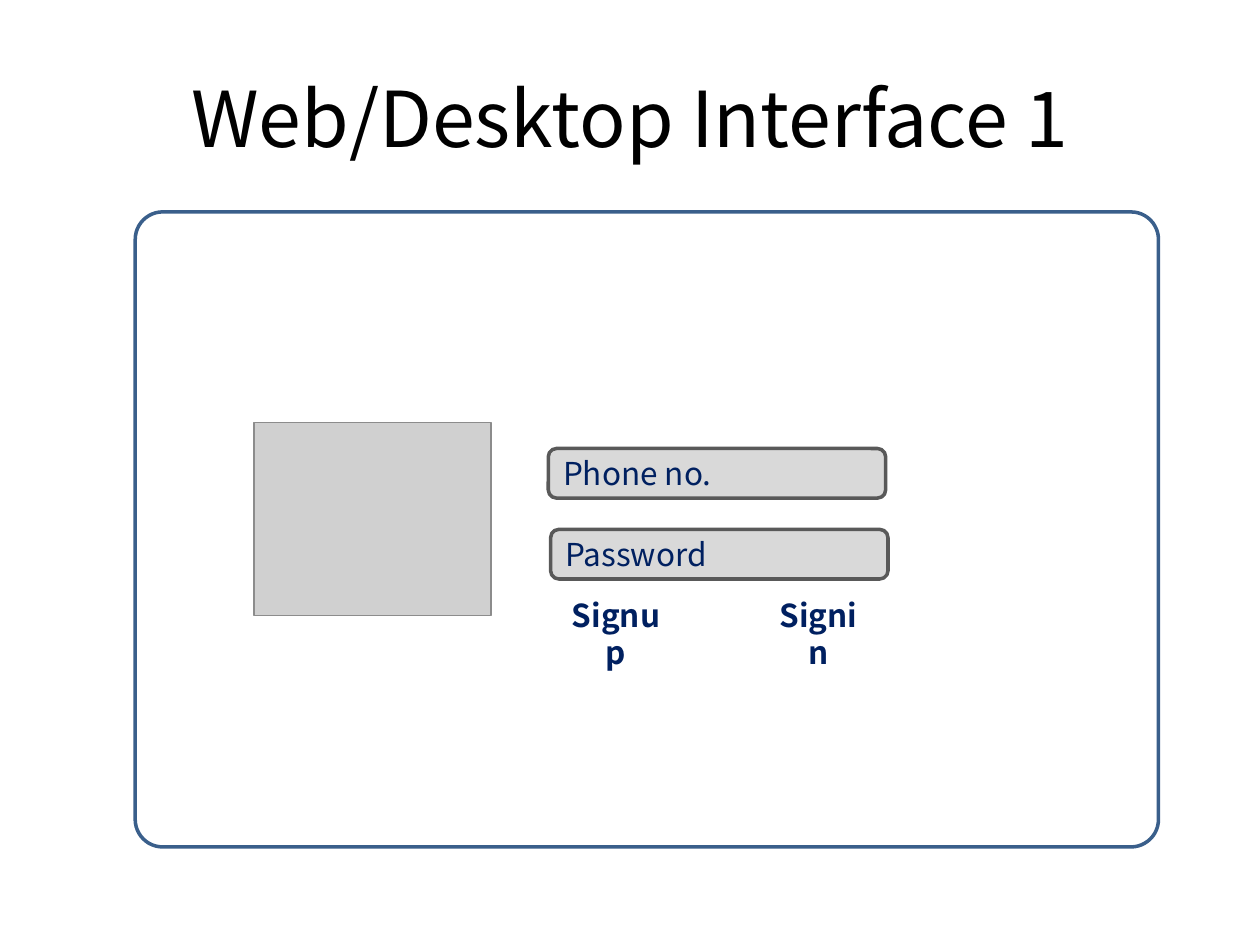
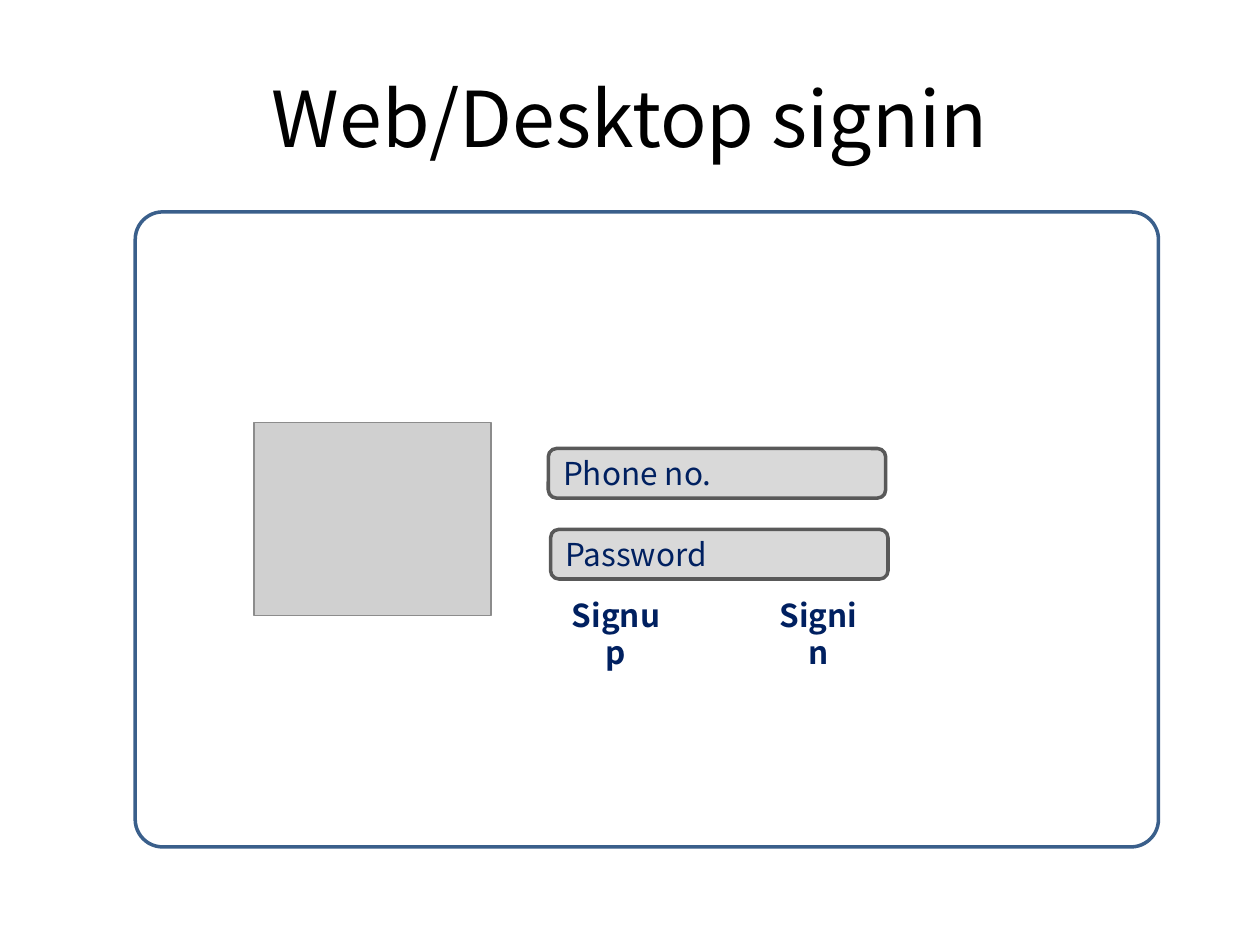
Before and after one commit to Krist-m/www, a slide deck: slide 2 of doc/www-screens.pptx. Drawn at 1260x945 pixels with LibreOffice and Linux fonts; fonts in the diff are those of the drawing; grey boxes stand for pictures. Boxes give left, top, right and bottom in pixels: in the first picture for what was removed or moved away, otherwise in the second. Text is boxed around its words. In the diff, an @@ line names an element or a change of style, - is before the commit and + after.

```diff
--- a/doc/www-screens.pptx
+++ b/doc/www-screens.pptx
@@ title at [272,85,988,166]: text changed @@
-Web/Desktop Interface 1
+Web/Desktop signin
```
Also in this commit, not shown: 3 other slides changed, 2 slides added.
